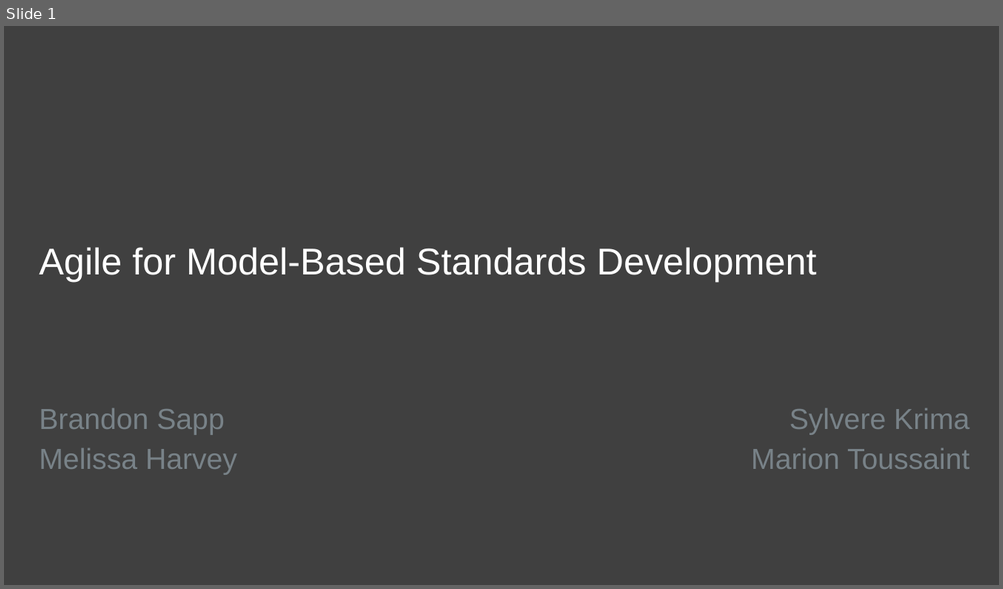
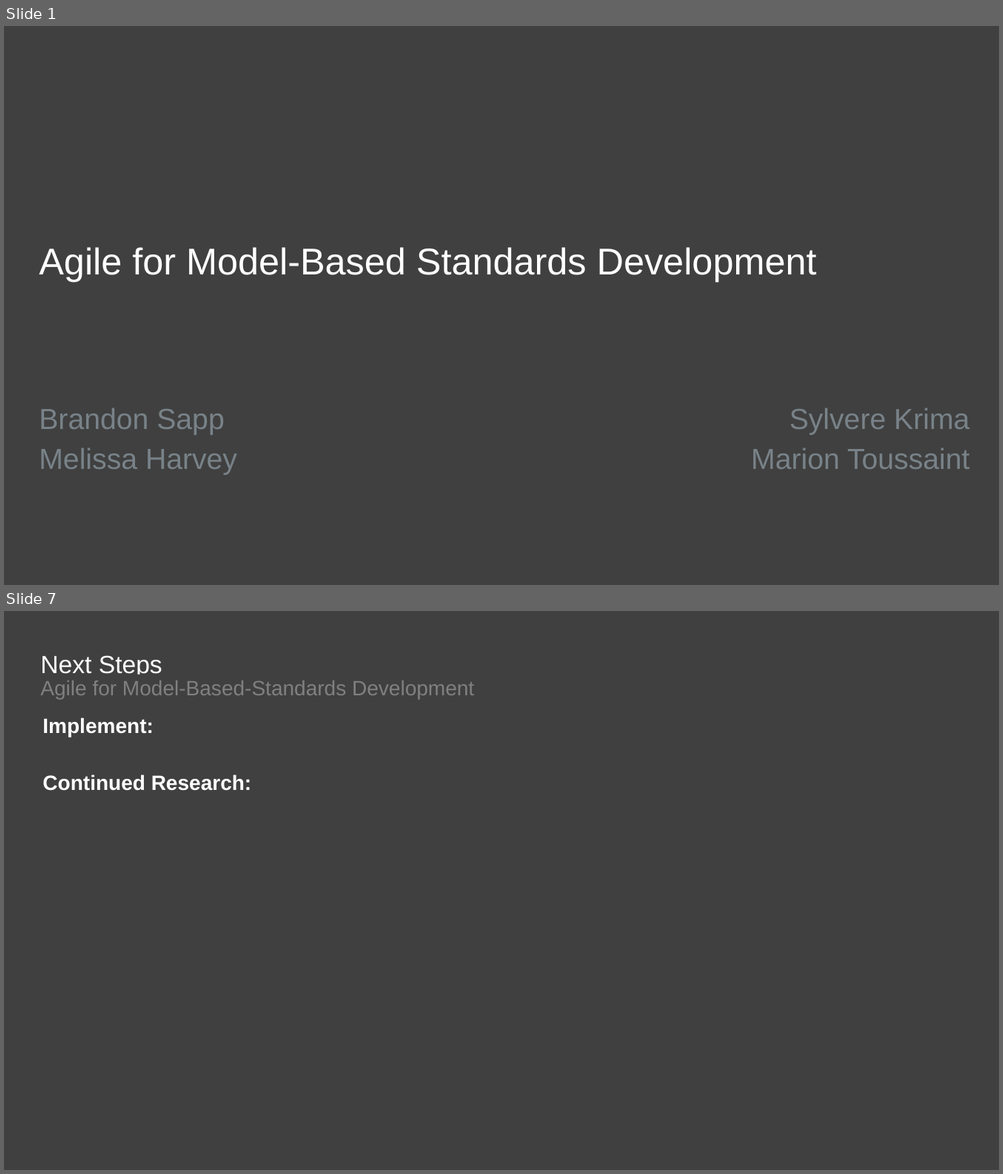
Before and after one commit to agile4mbsd/papers, a slide deck: 01 - Agile for Model-Based Standards Development/D - Presentations/PDES.Presentation.pptx. Shown one above the other, each under a label of ours: slide 1 before the commit, slides 1 and 7 after it; the slides between them are not shown. The pictures are 1003x589 and 1003x1174 pixels, drawn with LibreOffice and Linux fonts; fonts in the diff are those of the drawing; background and template pictures are left out. Boxes give left, top, right and bottom in pixels: in the first picture for what was removed or moved away, otherwise in the second. Text is boxed around its words. In the diff, an @@ line names an element or a change of style, - is before the commit and + after.

```diff
--- a/01 - Agile for Model-Based Standards Development/D - Presentations/PDES.Presentation.pptx
+++ b/01 - Agile for Model-Based Standards Development/D - Presentations/PDES.Presentation.pptx
@@ slide 7 added at box(4, 611, 999, 1170), background #404040 @@
@@ title added at box(40, 655, 162, 675), 24 pt, text #FFFFFF @@
+Next Steps
@@ text added at box(40, 681, 474, 700), 20 pt, text #808080 @@
+Agile for Model-Based-Standards Development
@@ text added at box(42, 718, 252, 791), 20 pt, text #FFFFFF, bold @@
+  Implement:
+  Continued Research:
```
Also in this commit, not shown: 2 slides changed, 3 other slides added, 4 slides removed.
